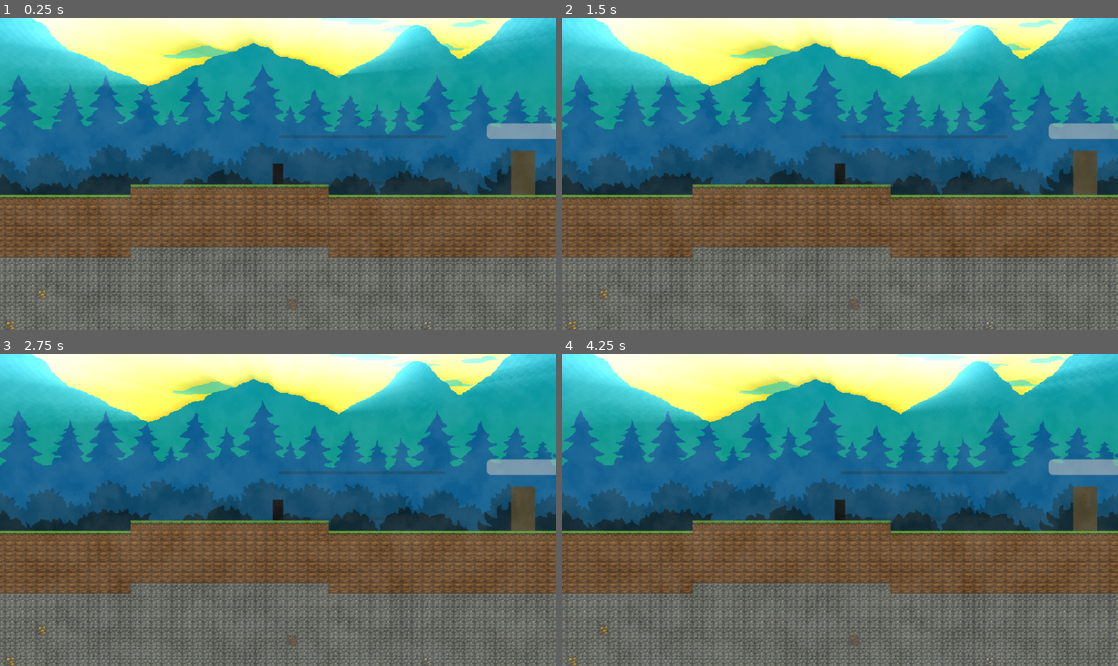
Above: before the commit, frames 1-4 (two rows, left to right).
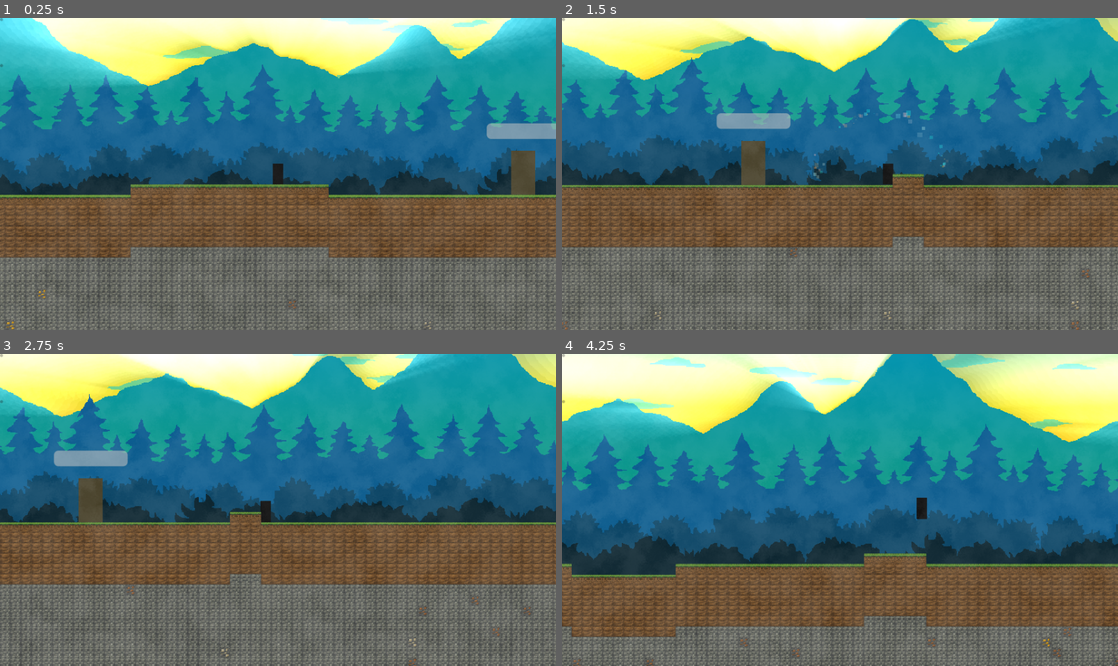
Above: after the commit, the same moments.

Repository: terriblepanic/first-game
Game: Godot game, scene res://scenes/Main.tscn
The game is run twice, just before and just after one commit, with the same random seed, the same clock (stepped at 60 frames per second) and the same inputs.
Inputs (mouse positions are in pixels of both pictures, inside the frame that each line leads up to):
- Up to frame 1 (0.25 s): no input
- Up to frame 2 (1.5 s): tap Enter at 0.5 s; move the mouse to (962, 158) at 0.52 s; hold D (move_right) from 0.53 s (still down); click (962, 158) at 0.6 s; tap Space (jump) at 0.77 s; move the mouse to (728, 189) at 1.27 s; click (728, 189) at 1.35 s
- Up to frame 3 (2.75 s): tap Space (jump) at 1.52 s; move the mouse to (333, 441) at 2.02 s; release D (move_right) at 2.03 s; hold A (move_left) from 2.03 s (still down); click (333, 441) at 2.1 s
- Up to frame 4 (4.25 s): move the mouse to (812, 572) at 2.77 s; release A (move_left) at 2.78 s; hold D (move_right) from 2.78 s (still down); click (812, 572) at 2.85 s; tap Space (jump) at 3.02, 3.77 s; move the mouse to (1006, 556) at 3.52 s; click (1006, 556) at 3.6 s; tap I (open_inventory) at 4.15 s

The runs differ from the first frame. In frame 1, 0.3% of the frame differs, in the area x 0-100%, y 0-90%; in frame 2, 41%; in frame 3, 44%; in frame 4, 66%, in the area x 0-100%, y 0-100%.
Error before the commit: Parse Error: Used tab character for indentation instead of space as used before in the file. (res://scripts/player.gd:27)

Commit message:
Some fix

Diff:
--- a/project.godot
+++ b/project.godot
@@ -51,7 +51,8 @@
 }
 open_inventory={
 "deadzone": 0.2,
-"events": [Object(InputEventKey,"resource_local_to_scene":fa …(211 unchanged characters)… "location":0,"echo":false,"script":null)]
+"events": [Object(InputEventKey,"resource_local_to_scene":fa …(211 unchanged characters)… "location":0,"echo":false,"script":null)
+]
 }
 
 [rendering]
--- a/scenes/Main.tscn
+++ b/scenes/Main.tscn
@@ -158,62 +158,153 @@
 script = ExtResource("15_hud")
 
 [node name="HUD" type="Control" parent="HUDLayer"]
-
-[node name="HealthBar" type="ProgressBar" parent="HUD"]
+layout_mode = 3
 anchors_preset = 0
+
+[node name="HealthBar" type="ProgressBar" parent="HUDLayer/HUD"]
+layout_mode = 1
+anchors_preset = -1
 anchor_right = 0.3
+offset_right = 4.0
+offset_bottom = 4.0
 show_percentage = false
 
-[node name="ManaBar" type="ProgressBar" parent="HUD"]
-anchors_preset = 0
+[node name="ManaBar" type="ProgressBar" parent="HUDLayer/HUD"]
+layout_mode = 1
+anchors_preset = -1
 anchor_top = 0.1
+anchor_right = 0.3
 anchor_bottom = 0.1
-anchor_right = 0.3
-offset_top = 20.0
+offset_top = 61.9
+offset_right = 4.0
+offset_bottom = 65.9
 show_percentage = false
 
-[node name="QuickSlots" type="HBoxContainer" parent="HUD"]
-anchors_preset = 8
+[node name="QuickSlots" type="HBoxContainer" parent="HUDLayer/HUD"]
+layout_mode = 1
+anchors_preset = -1
 anchor_left = 0.25
 anchor_right = 0.75
 anchor_bottom = 1.0
-offset_bottom = -10.0
-[node name="Slot1" type="TextureRect" parent="HUD/QuickSlots"]
-[node name="Slot2" type="TextureRect" parent="HUD/QuickSlots"]
-[node name="Slot3" type="TextureRect" parent="HUD/QuickSlots"]
-[node name="Slot4" type="TextureRect" parent="HUD/QuickSlots"]
-[node name="Slot5" type="TextureRect" parent="HUD/QuickSlots"]
-[node name="Slot6" type="TextureRect" parent="HUD/QuickSlots"]
-[node name="Slot7" type="TextureRect" parent="HUD/QuickSlots"]
-[node name="Slot8" type="TextureRect" parent="HUD/QuickSlots"]
-[node name="Slot9" type="TextureRect" parent="HUD/QuickSlots"]
-[node name="Slot10" type="TextureRect" parent="HUD/QuickSlots"]
-
-[node name="InventoryPanel" type="Panel" parent="HUD"]
-visible = false
-anchors_preset = 15
+offset_left = 186.5
+offset_right = 186.5
+
+[node name="Slot1" type="TextureRect" parent="HUDLayer/HUD/QuickSlots"]
+layout_mode = 2
+
+[node name="Slot2" type="TextureRect" parent="HUDLayer/HUD/QuickSlots"]
+layout_mode = 2
+
+[node name="Slot3" type="TextureRect" parent="HUDLayer/HUD/QuickSlots"]
+layout_mode = 2
+
+[node name="Slot4" type="TextureRect" parent="HUDLayer/HUD/QuickSlots"]
+layout_mode = 2
+
+[node name="Slot5" type="TextureRect" parent="HUDLayer/HUD/QuickSlots"]
+layout_mode = 2
+
+[node name="Slot6" type="TextureRect" parent="HUDLayer/HUD/QuickSlots"]
+layout_mode = 2
+
+[node name="Slot7" type="TextureRect" parent="HUDLayer/HUD/QuickSlots"]
+layout_mode = 2
+
+[node name="Slot8" type="TextureRect" parent="HUDLayer/HUD/QuickSlots"]
+layout_mode = 2
+
+[node name="Slot9" type="TextureRect" parent="HUDLayer/HUD/QuickSlots"]
+layout_mode = 2
+
+[node name="Slot10" type="TextureRect" parent="HUDLayer/HUD/QuickSlots"]
+layout_mode = 2
+
+[node name="MiniMap" type="TextureRect" parent="HUDLayer/HUD"]
+custom_minimum_size = Vector2(140, 80)
+layout_mode = 1
+anchors_preset = 1
+anchor_left = 1.0
+anchor_right = 1.0
+offset_left = 596.0
+offset_top = 10.0
+offset_right = 746.0
+offset_bottom = 90.0
+
+[node name="InventoryPanel" type="Panel" parent="HUDLayer/HUD"]
+layout_mode = 1
+anchors_preset = -1
 anchor_left = 0.25
 anchor_top = 0.25
 anchor_right = 0.75
 anchor_bottom = 0.75
-
-[node name="InventoryGrid" type="GridContainer" parent="HUD/InventoryPanel"]
+offset_left = 186.5
+offset_top = 104.75
+offset_right = 186.5
+offset_bottom = 104.75
+
+[node name="InventoryGrid" type="GridContainer" parent="HUDLayer/HUD/InventoryPanel"]
+offset_left = -186.5
+offset_top = -104.75
+offset_right = -186.5
+offset_bottom = -104.75
 columns = 5
-[node name="InvSlot1" type="TextureRect" parent="HUD/InventoryPanel/InventoryGrid"]
-[node name="InvSlot2" type="TextureRect" parent="HUD/InventoryPanel/InventoryGrid"]
-[node name="InvSlot3" type="TextureRect" parent="HUD/InventoryPanel/InventoryGrid"]
-[node name="InvSlot4" type="TextureRect" parent="HUD/InventoryPanel/InventoryGrid"]
-[node name="InvSlot5" type="TextureRect" parent="HUD/InventoryPanel/InventoryGrid"]
-[node name="InvSlot6" type="TextureRect" parent="HUD/InventoryPanel/InventoryGrid"]
-[node name="InvSlot7" type="TextureRect" parent="HUD/InventoryPanel/InventoryGrid"]
-[node name="InvSlot8" type="TextureRect" parent="HUD/InventoryPanel/InventoryGrid"]
-[node name="InvSlot9" type="TextureRect" parent="HUD/InventoryPanel/InventoryGrid"]
-[node name="InvSlot10" type="TextureRect" parent="HUD/InventoryPanel/InventoryGrid"]
-
-[node name="MiniMap" type="TextureRect" parent="HUD"]
-anchors_preset = 3
-anchor_left = 1.0
-anchor_top = 0.0
-offset_left = -150
-offset_top = 10
-custom_minimum_size = Vector2(140, 80)
+
+[node name="InventoryGrid2" type="TextureRect" parent="HUDLayer/HUD/InventoryPanel"]
+offset_left = -186.5
+offset_top = -104.75
+offset_right = -186.5
+offset_bottom = -104.75
+
+[node name="InventoryGrid3" type="TextureRect" parent="HUDLayer/HUD/InventoryPanel"]
+offset_left = -186.5
+offset_top = -104.75
+offset_right = -186.5
+offset_bottom = -104.75
+
+[node name="InventoryGrid4" type="TextureRect" parent="HUDLayer/HUD/InventoryPanel"]
+offset_left = -186.5
+offset_top = -104.75
+offset_right = -186.5
+offset_bottom = -104.75
+
+[node name="InventoryGrid5" type="TextureRect" parent="HUDLayer/HUD/InventoryPanel"]
+offset_left = -186.5
+offset_top = -104.75
+offset_right = -186.5
+offset_bottom = -104.75
+
+[node name="InventoryGrid6" type="TextureRect" parent="HUDLayer/HUD/InventoryPanel"]
+offset_left = -186.5
+offset_top = -104.75
+offset_right = -186.5
+offset_bottom = -104.75
+
+[node name="InventoryGrid7" type="TextureRect" parent="HUDLayer/HUD/InventoryPanel"]
+offset_left = -186.5
+offset_top = -104.75
+offset_right = -186.5
+offset_bottom = -104.75
+
+[node name="InventoryGrid8" type="TextureRect" parent="HUDLayer/HUD/InventoryPanel"]
+offset_left = -186.5
+offset_top = -104.75
+offset_right = -186.5
+offset_bottom = -104.75
+
+[node name="InventoryGrid9" type="TextureRect" parent="HUDLayer/HUD/InventoryPanel"]
+offset_left = -186.5
+offset_top = -104.75
+offset_right = -186.5
+offset_bottom = -104.75
+
+[node name="InventoryGrid10" type="TextureRect" parent="HUDLayer/HUD/InventoryPanel"]
+offset_left = -186.5
+offset_top = -104.75
+offset_right = -186.5
+offset_bottom = -104.75
+
+[node name="InventoryGrid11" type="TextureRect" parent="HUDLayer/HUD/InventoryPanel"]
+offset_left = -186.5
+offset_top = -104.75
+offset_right = -186.5
+offset_bottom = -104.75
--- a/scripts/hud.gd
+++ b/scripts/hud.gd
@@ -5,21 +5,21 @@
 @onready var mana_bar: ProgressBar = $HUD/ManaBar
 
 func _ready() -> void:
-    var player = get_parent().get_node("Player")
-    if player:
-        if player.has_signal("health_changed"):
-            player.health_changed.connect(_on_player_health_changed)
-        if player.has_signal("mana_changed"):
-            player.mana_changed.connect(_on_player_mana_changed)
+	var player = get_parent().get_node("Player")
+	if player:
+		if player.has_signal("health_changed"):
+			player.health_changed.connect(_on_player_health_changed)
+		if player.has_signal("mana_changed"):
+			player.mana_changed.connect(_on_player_mana_changed)
 
 func _process(_delta: float) -> void:
-    if Input.is_action_just_pressed("open_inventory"):
-        inventory_panel.visible = not inventory_panel.visible
+	if Input.is_action_just_pressed("open_inventory"):
+		inventory_panel.visible = not inventory_panel.visible
 
 func _on_player_health_changed(value: int, max_value: int) -> void:
-    health_bar.max_value = max_value
-    health_bar.value = value
+	health_bar.max_value = max_value
+	health_bar.value = value
 
 func _on_player_mana_changed(value: int, max_value: int) -> void:
-    mana_bar.max_value = max_value
-    mana_bar.value = value
+	mana_bar.max_value = max_value
+	mana_bar.value = value
--- a/scripts/player.gd
+++ b/scripts/player.gd
@@ -19,10 +19,10 @@
 var mana := max_mana
 
 func _ready() -> void:
-        attack_area.monitoring = false
-        attack_area.area_entered.connect(_on_attack_area_entered)
-        emit_signal("health_changed", health, max_health)
-        emit_signal("mana_changed", mana, max_mana)
+		attack_area.monitoring = false
+		attack_area.area_entered.connect(_on_attack_area_entered)
+		emit_signal("health_changed", health, max_health)
+		emit_signal("mana_changed", mana, max_mana)
 
 func _physics_process(delta: float) -> void:
 	var direction := Input.get_axis("move_left", "move_right")
@@ -51,13 +51,13 @@
 	attack_area.monitoring = true
 
 func _on_attack_area_entered(area: Area2D) -> void:
-        if area.has_method("take_damage"):
-                area.take_damage(1)
+		if area.has_method("take_damage"):
+				area.take_damage(1)
 
 func take_damage(amount: int) -> void:
-        health = clamp(health - amount, 0, max_health)
-        emit_signal("health_changed", health, max_health)
+		health = clamp(health - amount, 0, max_health)
+		emit_signal("health_changed", health, max_health)
 
 func use_mana(amount: int) -> void:
-        mana = clamp(mana - amount, 0, max_mana)
-        emit_signal("mana_changed", mana, max_mana)
+		mana = clamp(mana - amount, 0, max_mana)
+		emit_signal("mana_changed", mana, max_mana)
Not shown: 1 places in scenes/Main.tscn that only renumber resources
Not shown, added: scripts/hud.gd.uid
